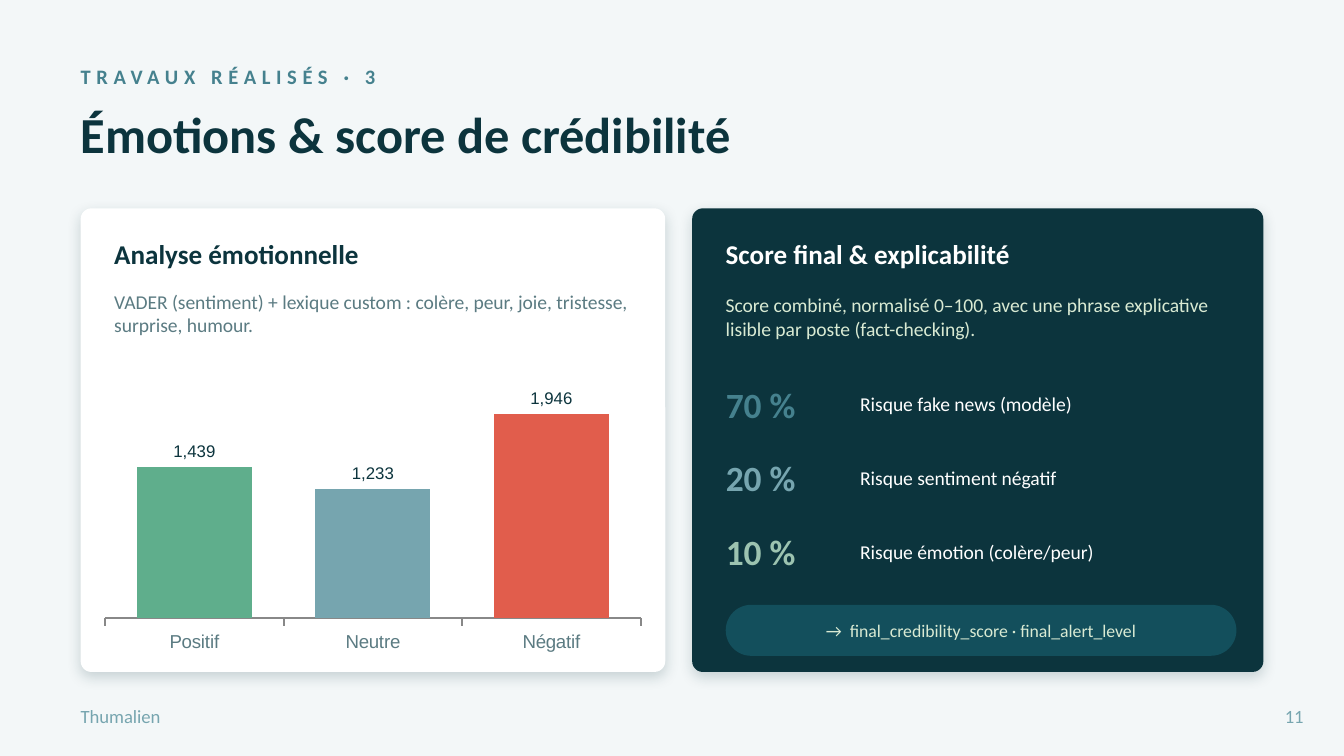
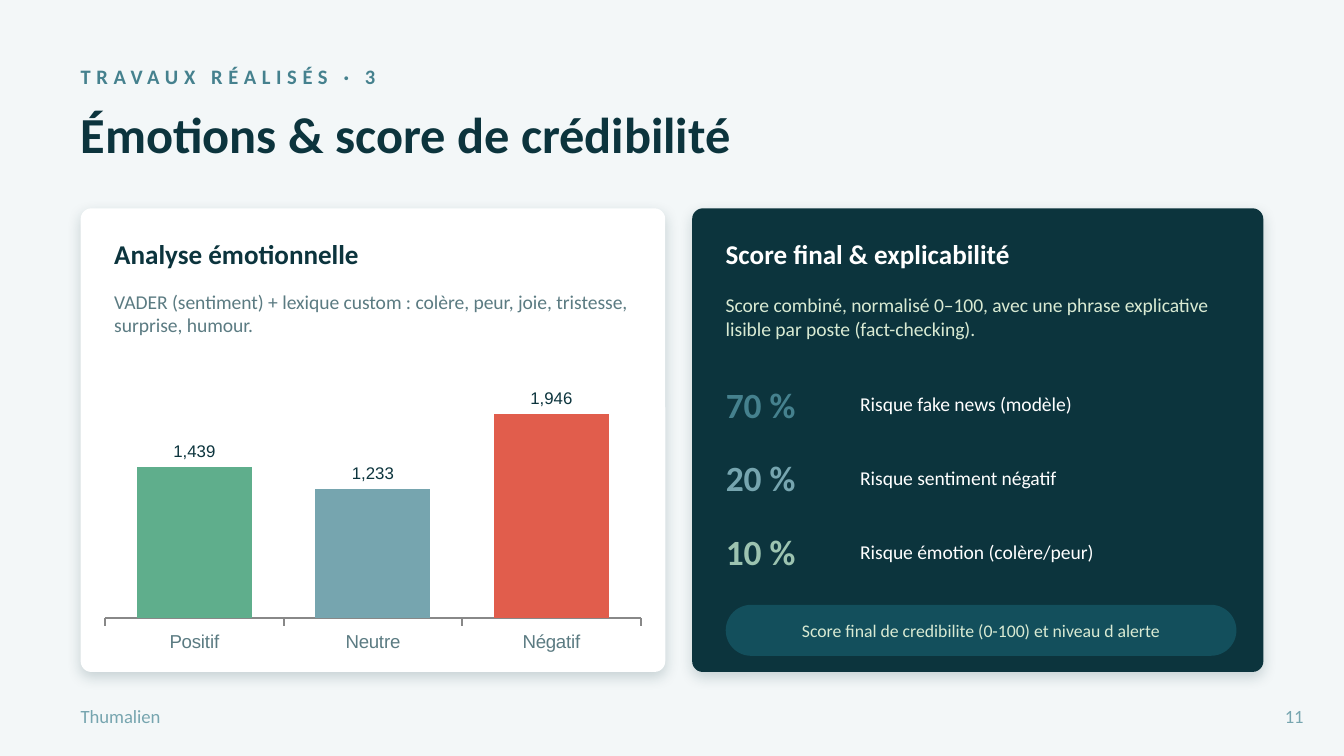
Before and after one commit to Atixu/Projet_Etude_M1_SDV, a slide deck: slide 12 of Thumalien_Soutenance_GreenIT.pptx. Drawn at 1344x756 pixels with LibreOffice and Linux fonts; fonts in the diff are those of the drawing. Boxes give left, top, right and bottom in pixels: in the first picture for what was removed or moved away, otherwise in the second. Text is boxed around its words. In the diff, an @@ line names an element or a change of style, - is before the commit and + after.

```diff
--- a/Thumalien_Soutenance_GreenIT.pptx
+++ b/Thumalien_Soutenance_GreenIT.pptx
@@ text at [802, 624, 1160, 639]: text changed @@
-→ final_credibility_score · final_alert_level
+Score final de credibilite (0-100) et niveau d alerte
```
Also in this commit, not shown: 6 other slides changed.
